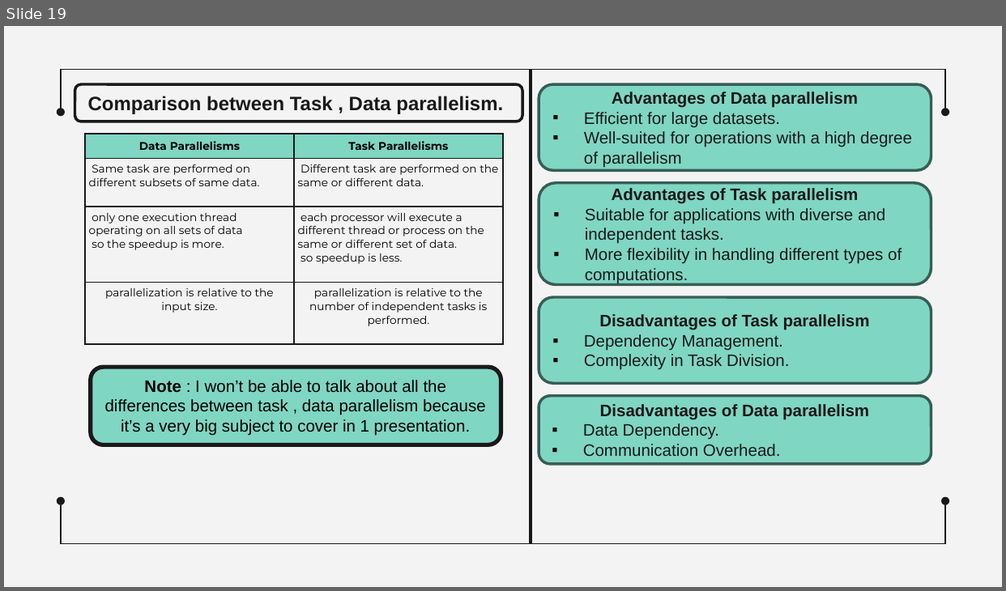
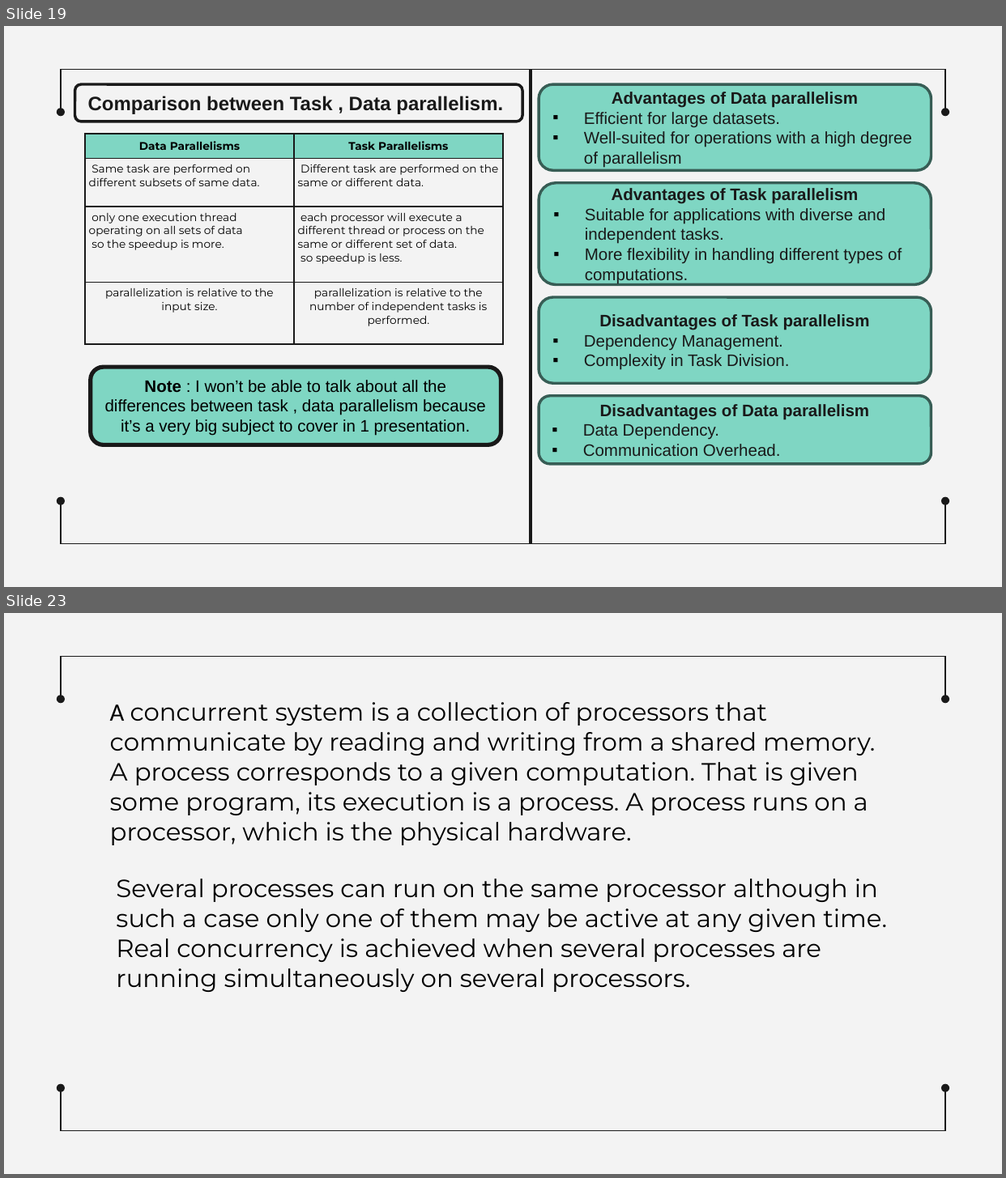
Before and after one commit to MahmoudEssam707/Operating-System, a slide deck: Presentaion on Shared Memory Machines/Sharing Memory Machines Gowely edit.pptx. Shown one above the other, each under a label of ours: slide 19 before the commit, slides 19 and 23 after it; the slides between them are not shown. The pictures are 1006x591 and 1006x1178 pixels, drawn with LibreOffice and Linux fonts; fonts in the diff are those of the drawing. Boxes give left, top, right and bottom in pixels: in the first picture for what was removed or moved away, otherwise in the second. Text is boxed around its words. In the diff, an @@ line names an element or a change of style, - is before the commit and + after.

```diff
--- a/Presentaion on Shared Memory Machines/Sharing Memory Machines Gowely edit.pptx
+++ b/Presentaion on Shared Memory Machines/Sharing Memory Machines Gowely edit.pptx
@@ slide 23 added at (4, 613, 1002, 1174), background #F3F3F3; not listed: 6 template elements that a slide beside it also shows @@
@@ text added at (110, 702, 875, 845), 18 pt, text #000000 @@
+A concurrent system is a collection of processors that communicate by reading and writing from a shared memory. A process corresponds to a given computation. That is given some program, its execution is a process. A process runs on a processor, which is the physical hardware.
@@ text added at (116, 879, 887, 992), 18 pt, text #000000 @@
+Several processes can run on the same processor although in such a case only one of them may be active at any given time. Real concurrency is achieved when several processes are running simultaneously on several processors.
```
Also in this commit, not shown: 2 slides changed, 4 other slides added.
